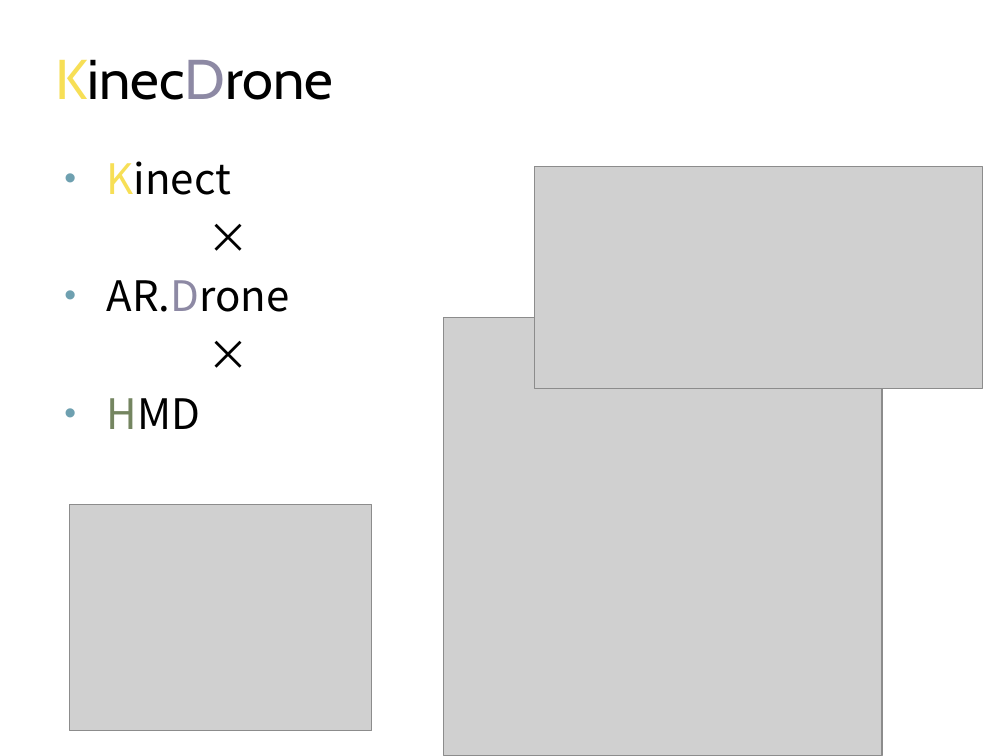
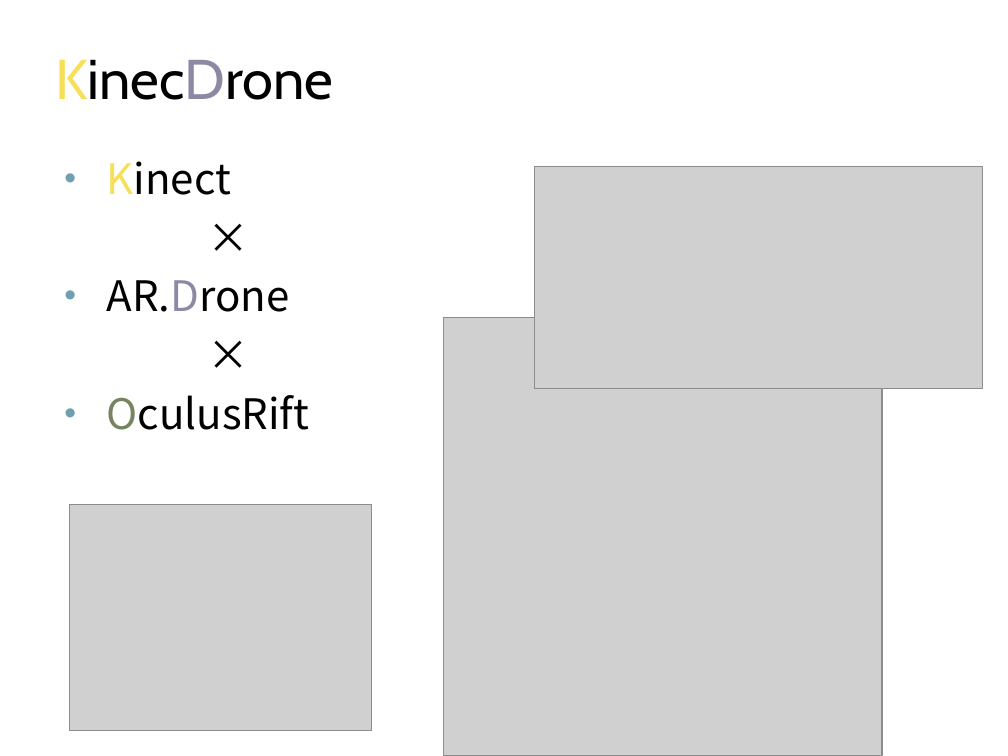
Before and after one commit to Kender09/dcl.apple, a slide deck: slide 4 of KinecDroneFin.pptx. Drawn at 1008x756 pixels with LibreOffice and Linux fonts; fonts in the diff are those of the drawing; grey boxes stand for pictures. Boxes give left, top, right and bottom in pixels: in the first picture for what was removed or moved away, otherwise in the second. Text is boxed around its words. In the diff, an @@ line names an element or a change of style, - is before the commit and + after.

```diff
--- a/KinecDroneFin.pptx
+++ b/KinecDroneFin.pptx
@@ text at (107, 395, 310, 430): text changed @@
-• HMD
+• OculusRift
```
Also in this commit, not shown: 3 other slides changed, 11 other files.
